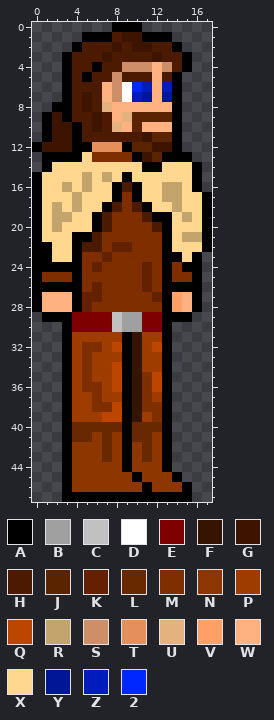
Edited in one commit: pixel-art sprite (content/textures/actors/Full/idle.png). The picture above is the old version.
The file is 18x48 pixels. Colours within 5 levels of each other are drawn and written as one.
Palette (. is transparent): A #000000  B #a0a0a0  C #c1c1c1  D #ffffff  E #7f0000  F #351400  G #3d1400  H #4c1a00  J #5b2400  K #632100  L #682800  M #7f2e00  N #8e3600  P #9e3c00  Q #bc4500  R #c4a46d  S #ce8e67  T #e5905b  U #e4b27f  V #ffa066  W #ffb27f  X #ffd78e  Y #001696  Z #001cbc  2 #0026ff
After:
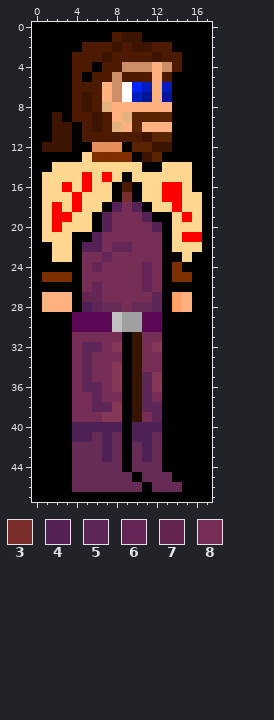
Colours new in this view: 3 #7a2e2b  4 #552156  5 #5d2656  6 #642656  7 #642550  8 #762e56
From old to new:
colour E: #7f0000 -> #5d0856
colour L: #682800 -> #4e2256
colour N: #8e3600 -> #672c56
colour Q: #bc4500 -> #863656
colour R: #c4a46d -> #ff0000
Changed rows in their new state; - is a pixel that keeps its letter.
first column x 0:
 0 AAAAAAAA---AAAAAAA
 1 AAAAA---------AAAA
 2 AAAA-----------AAA
 3 AAA-------------AA
 4 AAA-------------AA
 5 AAA------------AAA
 6 AAA------------AAA
 7 AAA------------AAA
 8 AA-------------AAA
 9 A--------------AAA
10 A--------------AAA
11 A--------------AAA
12 ---------------AAA
13 A---------------AA
14 A----------------A
15 -----------------A
16 -----------------A
17 ---------3--------
18 --------484-------
19 -------48884------
20 -------488884-----
21 ------4888888-----
22 -----44866888-----
23 -----88688888----A
24 -----86888868----A
25 -----88888868----A
26 -----86888868----A
27 -----76888885----A
28 -----L5NN8NN5----A
29 A---------------AA
30 AAA-----------AAAA
31 AAA-88888--88-AAAA
32 AAA-8558---8--AAAA
33 AAA-85888--88-AAAA
34 AAA-8588---88-AAAA
35 AAA-8588---5--AAAA
36 AAA-8558---5--AAAA
37 AAA-88588--58-AAAA
38 AAA-8855---55-AAAA
39 AAA-888----85-AAAA
40 AAA-----------AAAA
41 AAA-----------AAAA
42 AAA-----------AAAA
43 AAA-----------AAAA
44 AAA-----------AAAA
45 AAA------------AAA
46 AAA-------------AA
47 AAA-------------AA
Pixel boxes of the changes (left, top, right, bottom) in both pictures:
changed: (32, 22, 212, 502)
